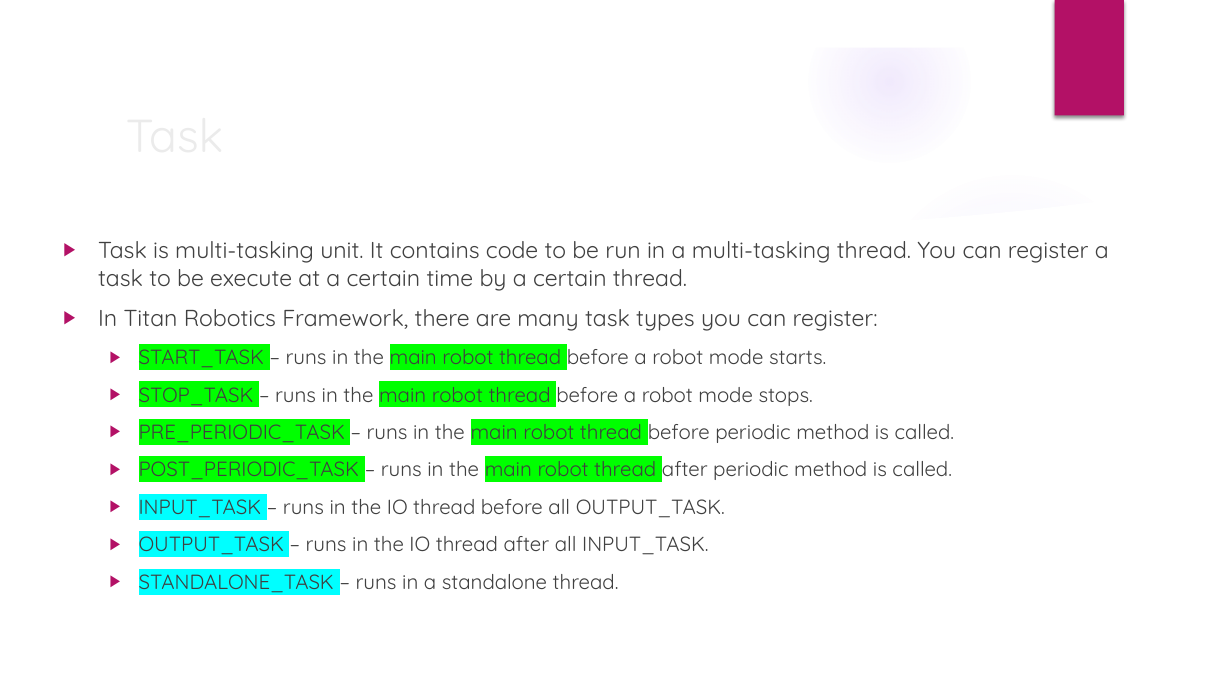
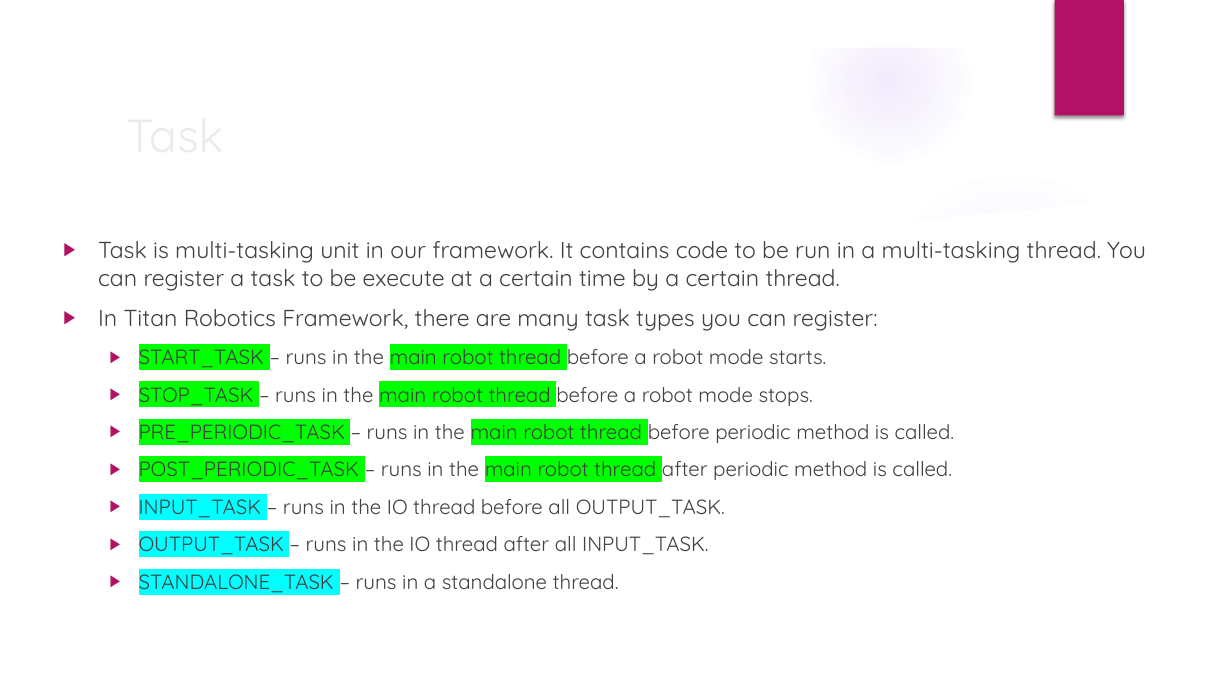
Before and after one commit to trc492/FrcProgrammingClass, a slide deck: slide 5 of FtcLessons/6-MultiTasking.pptx. Drawn at 1232x693 pixels with LibreOffice and Linux fonts; fonts in the diff are those of the drawing; background and template pictures are left out. Boxes give left, top, right and bottom in pixels: in the first picture for what was removed or moved away, otherwise in the second. Text is boxed around its words. In the diff, an @@ line names an element or a change of style, - is before the commit and + after.

```diff
--- a/FtcLessons/6-MultiTasking.pptx
+++ b/FtcLessons/6-MultiTasking.pptx
@@ text at [98, 241, 1146, 291]: text changed @@
-▶ Task is multi-tasking unit. It contains code to be run in a multi-tasking thread. You can register a task to be execute at a certain time by a certain thread.
+▶ Task is multi-tasking unit in our framework. It contains code to be run in a multi-tasking thread. You can register a task to be execute at a certain time by a certain thread.
```
Also in this commit, not shown: 6 other slides changed, 1 other file.
